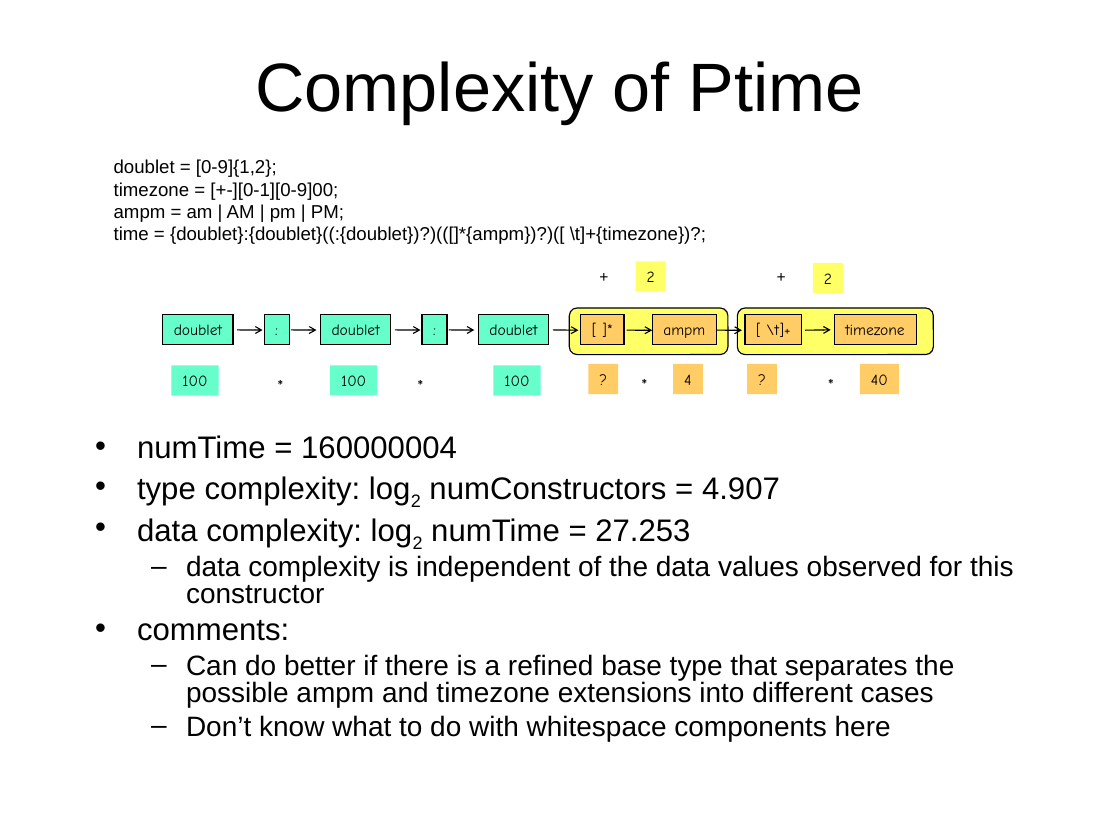
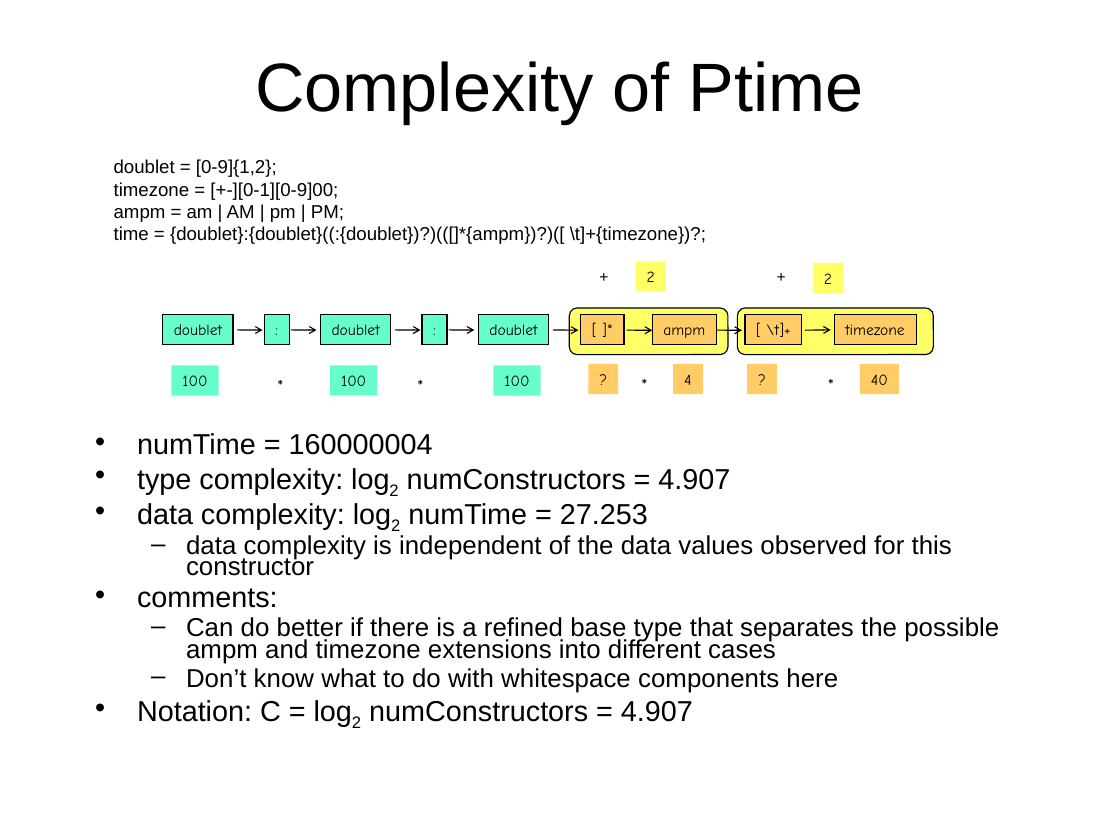
Before and after one commit to cornell-pl/forest, a slide deck: slide 2 of pads/documents/scoring/Comparisons.ppt. Drawn at 1120x840 pixels with LibreOffice and Linux fonts; fonts in the diff are those of the drawing. Boxes give left, top, right and bottom in pixels: in the first picture for what was removed or moved away, otherwise in the second. Text is boxed around its words. In the diff, an @@ line names an element or a change of style, - is before the commit and + after.

```diff
--- a/pads/documents/scoring/Comparisons.ppt
+++ b/pads/documents/scoring/Comparisons.ppt
@@ text at (x1=137, y1=433, x2=999, y2=693): size 20 to 18.5 pt in "numTime = 160000004", "type complexity: log2 numConstructors = 4.907", "data complexity: log2 numTime = 27.253", "comments:"; size 18 to 16.6 pt in "data complexity is independent of the data ...", "Can do better if there is a ...", "Don’t know what to do with whitespace ..."; line spacing 0.8 to 0.7 @@
@@ text at (x1=137, y1=700, x2=693, y2=722): paragraph added @@
+• Notation: C = log2 numConstructors = 4.907
```
Also in this commit, not shown: 11 other slides changed, 1 slide removed.
